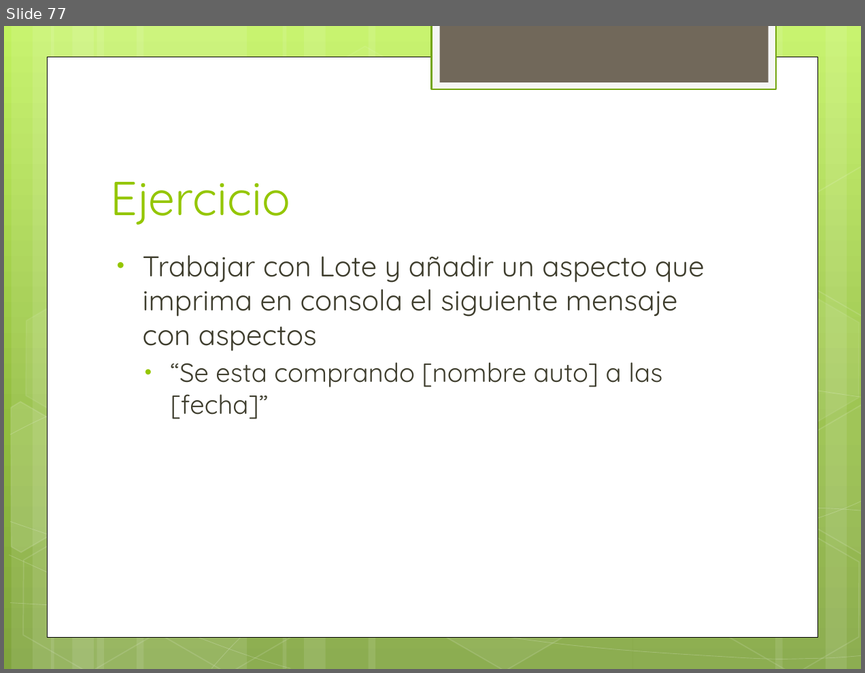
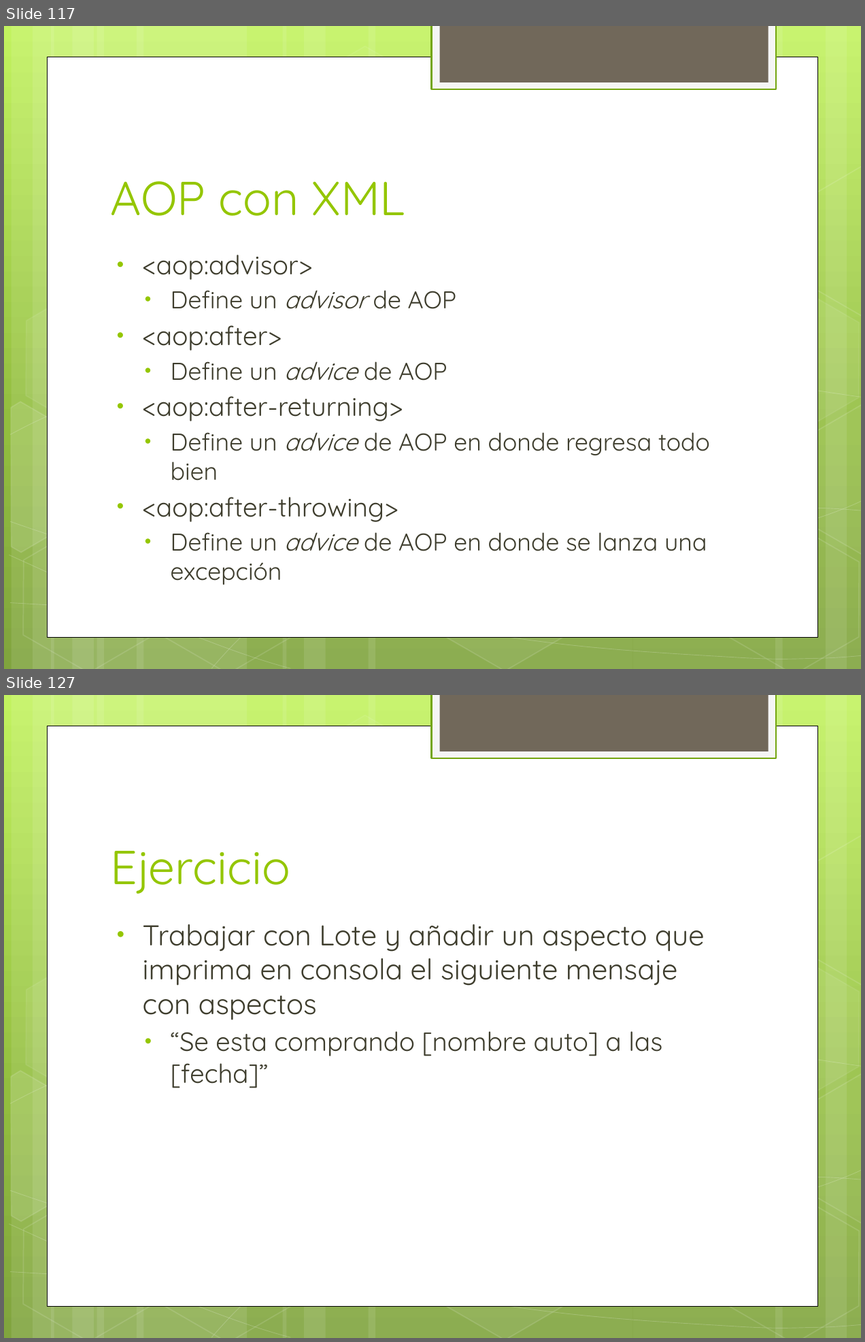
Before and after one commit to jdmr/CursoSpring, a slide deck: Presentation1.pptx. Shown one above the other, each under a label of ours: slide 77 before the commit, slides 117 and 127 after it; the slides between them are not shown. The pictures are 865x673 and 865x1342 pixels, drawn with LibreOffice and Linux fonts; fonts in the diff are those of the drawing. Boxes give left, top, right and bottom in pixels: in the first picture for what was removed or moved away, otherwise in the second. Text is boxed around its words. In the diff, an @@ line names an element or a change of style, - is before the commit and + after.

```diff
--- a/Presentation1.pptx
+++ b/Presentation1.pptx
@@ slide 117 added at <box>4,26,861,669</box>, background gradient #C3F35F to #93BF3F to #81A53E; not listed: 31 template elements that a slide beside it also shows @@
@@ title added at <box>110,181,405,216</box>, 40 pt, text #94C600 @@
+AOP con XML
@@ text added at <box>143,254,710,584</box>, 20.4 pt, text #3E3D2D @@
+• <aop:advisor>
+  • Define un advisor de AOP
+• <aop:after>
+  • Define un advice de AOP
+• <aop:after-returning>
+  • Define un advice de AOP en donde regresa todo bien
+• <aop:after-throwing>
+  • Define un advice de AOP en donde se lanza una excepción
@@ what was slide 77 is now slide 127 @@
```
Also in this commit, not shown: 49 other slides added.
